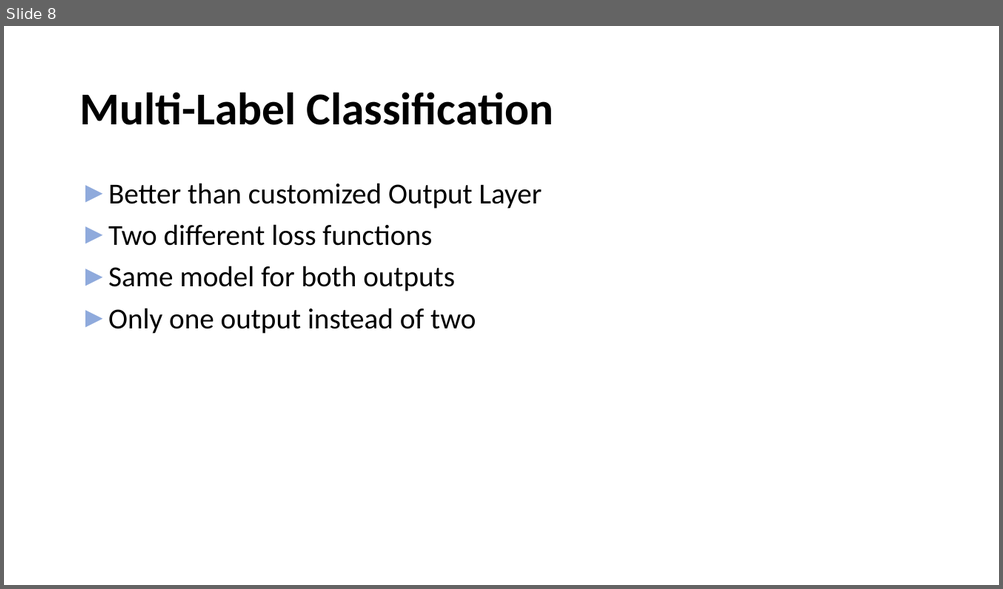
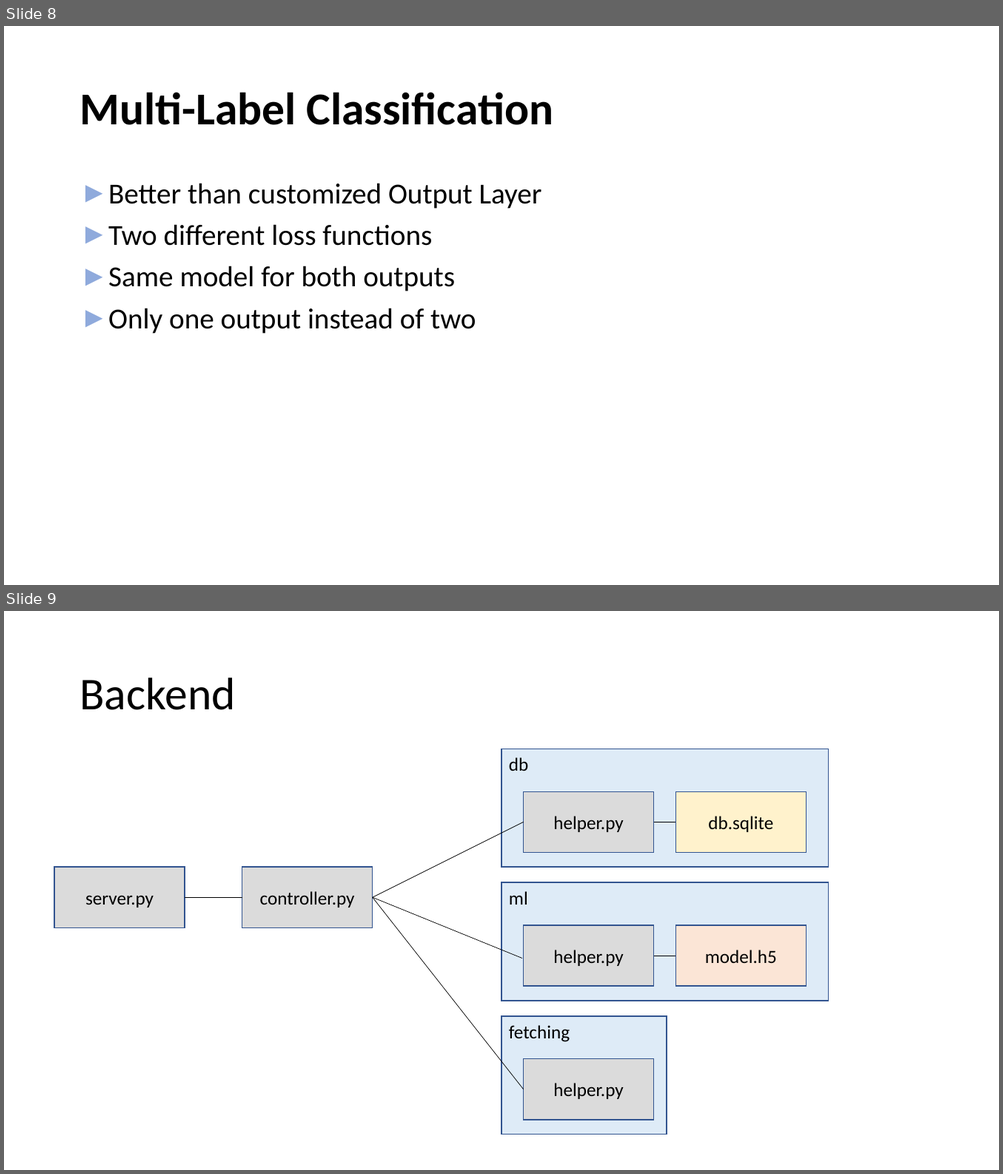
Before and after one commit to Khaledjallouli/project, a slide deck: Daily/sprint8/Sprint8_Review.pptx. Shown one above the other, each under a label of ours: slide 8 before the commit, slides 8 and 9 after it. The pictures are 1003x589 and 1003x1174 pixels, drawn with LibreOffice and Linux fonts; fonts in the diff are those of the drawing; background and template pictures are left out. Boxes give left, top, right and bottom in pixels: in the first picture for what was removed or moved away, otherwise in the second. Text is boxed around its words. In the diff, an @@ line names an element or a change of style, - is before the commit and + after.

```diff
--- a/Daily/sprint8/Sprint8_Review.pptx
+++ b/Daily/sprint8/Sprint8_Review.pptx
@@ slide 9 added at [4,611,999,1170], background #FFFFFF @@
@@ title added at [79,678,235,710], 44 pt, text #000000 @@
+Backend
@@ rectangle added at [502,749,828,867], fill #DEEBF7, outline #325491 1 pt, 18 pt, text #000000 @@
+db
@@ rectangle added at [523,792,654,853], fill #DBDBDB, outline #325491 1 pt, 18 pt, text #000000 @@
+helper.py
@@ rectangle added at [675,792,806,853], fill #FFF2CC, outline #325491 1 pt, 18 pt, text #000000 @@
+db.sqlite
@@ line added from (373, 897) to (523, 822), #000000 0.5 pt @@
@@ line added from (654, 822) to (675, 822), #000000 0.5 pt @@
@@ rectangle added at [55,867,185,928], fill #DBDBDB, outline #325491 1 pt, 18 pt, text #000000 @@
+server.py
@@ rectangle added at [242,867,373,928], fill #DBDBDB, outline #325491 1 pt, 18 pt, text #000000 @@
+controller.py
@@ line added from (185, 897) to (242, 897), #000000 0.5 pt @@
@@ line added from (373, 897) to (522, 959), #000000 0.5 pt @@
@@ line added from (373, 897) to (523, 1090), #000000 0.5 pt @@
@@ rectangle added at [502,883,828,1000], fill #DEEBF7, outline #325491 1 pt, 18 pt, text #000000 @@
+ml
@@ rectangle added at [523,925,654,987], fill #DBDBDB, outline #325491 1 pt, 18 pt, text #000000 @@
+helper.py
@@ rectangle added at [675,925,806,987], fill #FBE5D6, outline #325491 1 pt, 18 pt, text #000000 @@
+model.h5
@@ line added from (654, 956) to (675, 956), #000000 0.5 pt @@
@@ rectangle added at [502,1017,666,1135], fill #DEEBF7, outline #325491 1 pt, 18 pt, text #000000 @@
+fetching
@@ rectangle added at [523,1059,654,1121], fill #DBDBDB, outline #325491 1 pt, 18 pt, text #000000 @@
+helper.py
```
Also in this commit, not shown: 2 slides changed, 1 other slide added.
